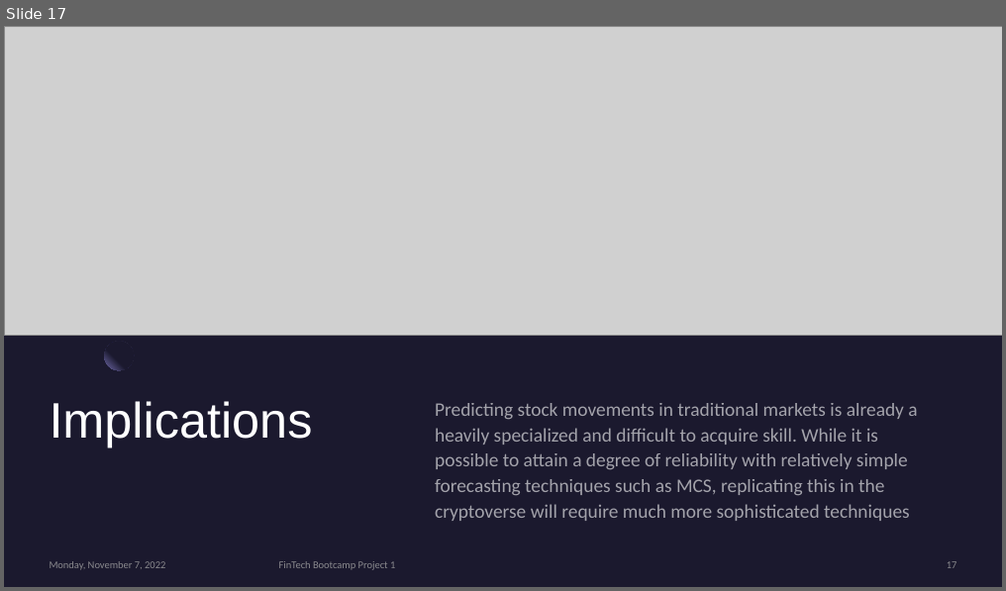
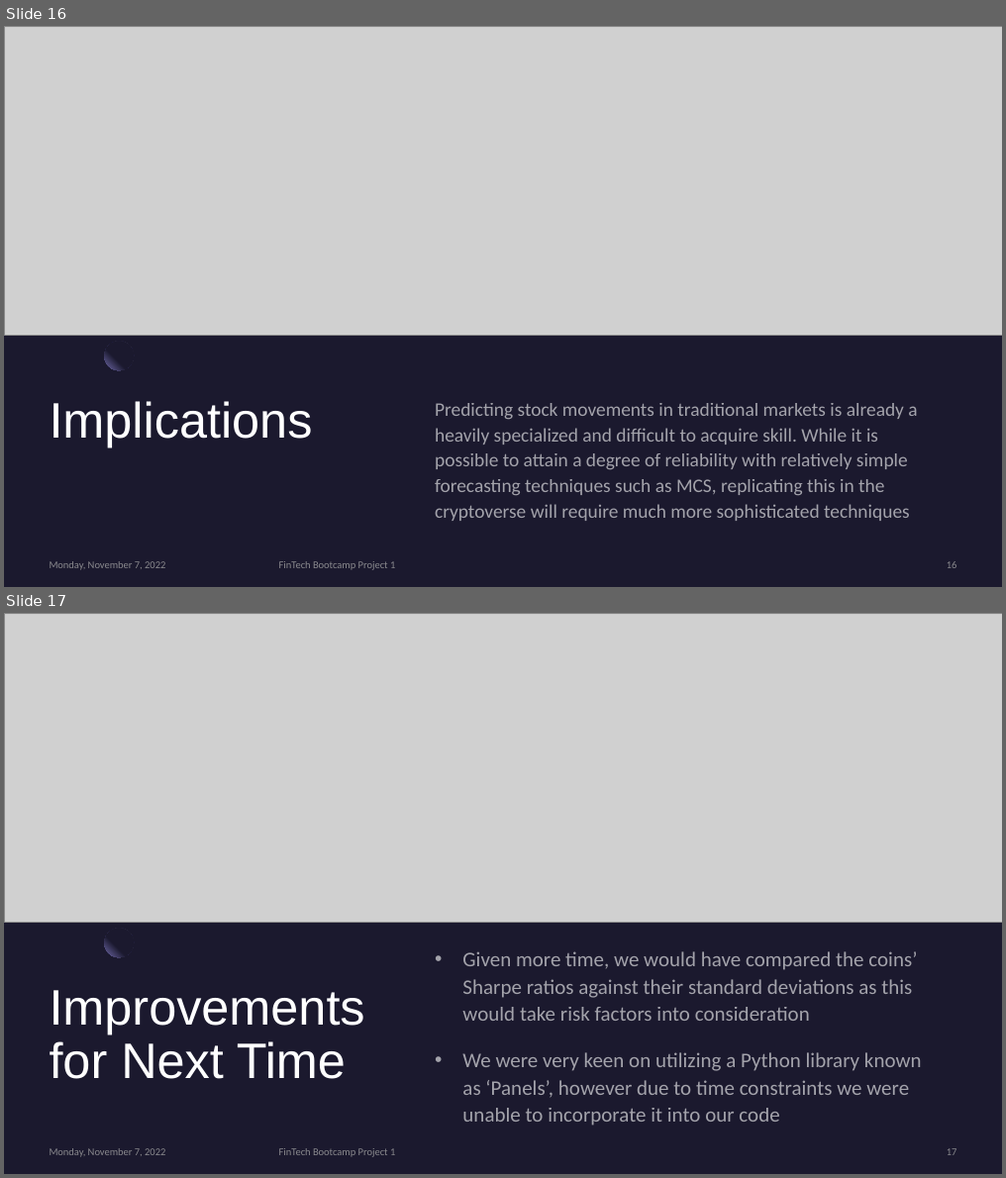
Before and after one commit to NavpreetNat/Crypto_Master, a slide deck: Presentation.pptm. Shown one above the other, each under a label of ours: slide 17 before the commit, slides 16 and 17 after it. The pictures are 1006x591 and 1006x1178 pixels, drawn with LibreOffice and Linux fonts; fonts in the diff are those of the drawing; grey boxes stand for pictures. Boxes give left, top, right and bottom in pixels: in the first picture for what was removed or moved away, otherwise in the second. Text is boxed around its words. In the diff, an @@ line names an element or a change of style, - is before the commit and + after.

```diff
--- a/Presentation.pptm
+++ b/Presentation.pptm
@@ slide 17 added at [4, 613, 1002, 1174], background #1B192E; not listed: 1 template element that a slide beside it also shows @@
@@ picture added at [4, 613, 1002, 922] @@
@@ text added at [462, 952, 922, 1126], 20 pt, text #FFFFFF at 60% opacity @@
+• Given more time, we would have compared the coins’ Sharpe ratios against their standard deviations as this would take risk factors into consideration
+• We were very keen on utilizing a Python library known as ‘Panels’, however due to time constraints we were unable to incorporate it into our code
@@ title added at [50, 990, 365, 1079], 48 pt, text #FFFFFF @@
+Improvements for Next Time
@@ text added at [50, 1149, 165, 1157], 10 pt, text #A6A6A6 at 80% opacity @@
+Monday, November 7, 2022
@@ text added at [279, 1149, 395, 1157], 10 pt, text #A6A6A6 at 80% opacity @@
+FinTech Bootcamp Project 1
@@ page number added at [946, 1149, 957, 1156], 10 pt, text #A6A6A6 at 80% opacity @@
+17
@@ what was slide 17 is now slide 16 @@
@@ page number at [946, 562, 957, 569]: text changed @@
-17
+16
```
Also in this commit, not shown: 1 slide removed, 3 other files.
